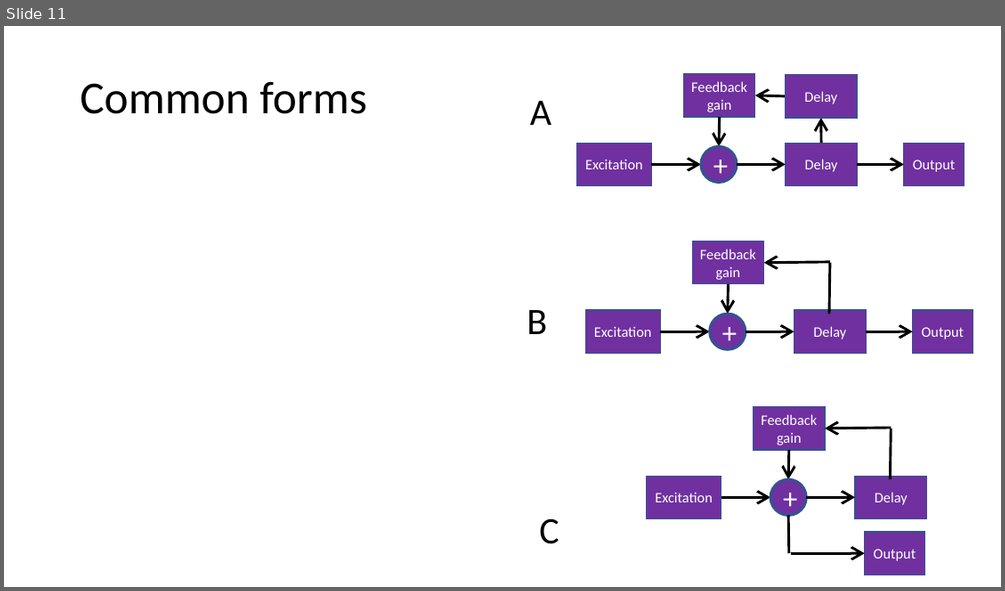
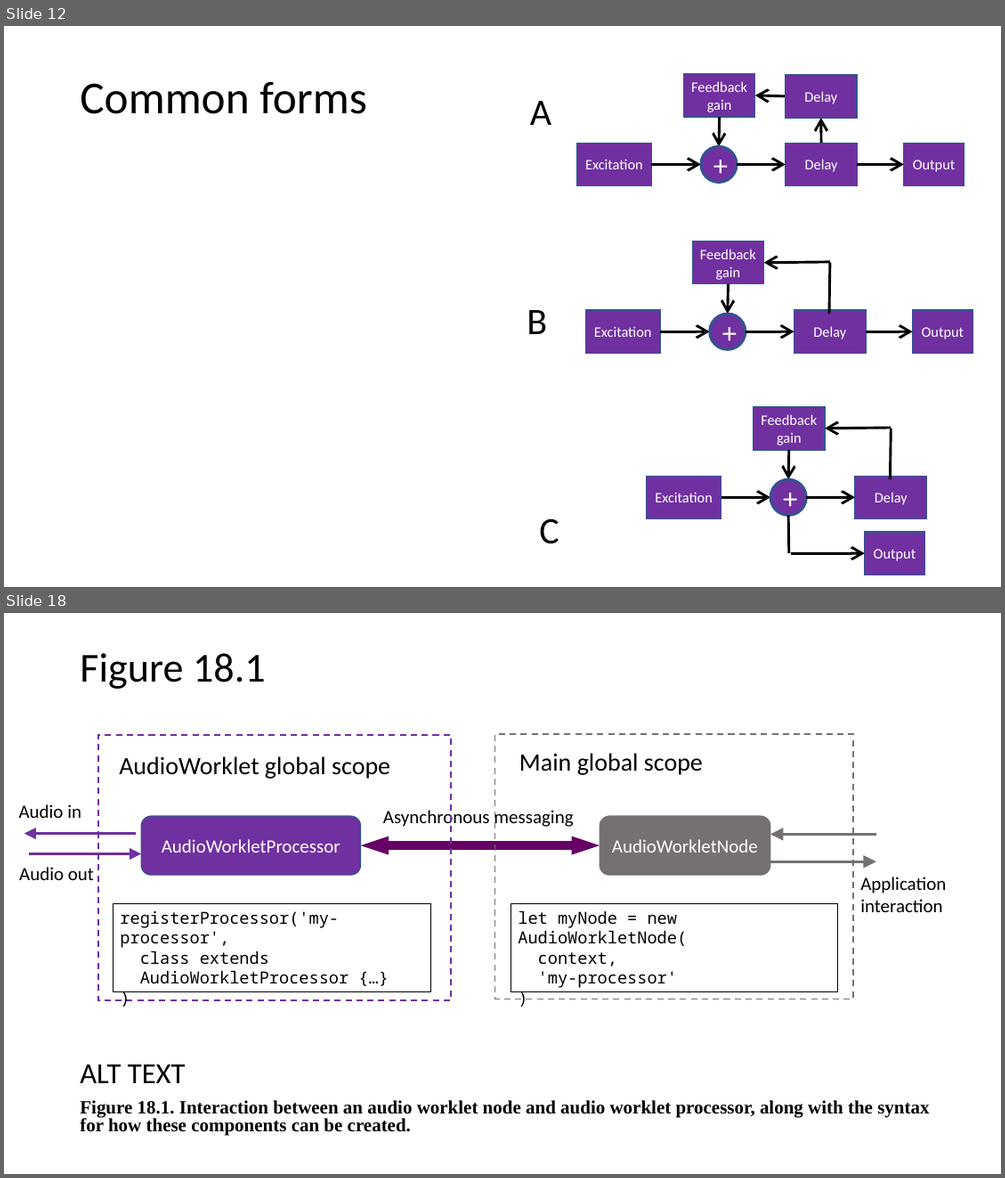
Before and after one commit to joshreiss/digital-waveguides-review, a slide deck: Figures and settings.pptx. Shown one above the other, each under a label of ours: slide 11 before the commit, slides 12 and 18 after it; the slides between them are not shown. The pictures are 1005x591 and 1005x1178 pixels, drawn with LibreOffice and Linux fonts; fonts in the diff are those of the drawing. Boxes give left, top, right and bottom in pixels: in the first picture for what was removed or moved away, otherwise in the second. Text is boxed around its words. In the diff, an @@ line names an element or a change of style, - is before the commit and + after.

```diff
--- a/Figures and settings.pptx
+++ b/Figures and settings.pptx
@@ slide 18 added at (4, 613, 1001, 1174), background #FFFFFF @@
@@ title added at (80, 653, 266, 689), 39.6 pt, text #000000 @@
+Figure 18.1
@@ group added at (19, 734, 946, 999): 6 texts, 4 arrows, 4 rectangles, 2 rounded rectangles, 1 double arrow @@
+Asynchronous messaging
+AudioWorkletProcessor
+AudioWorklet global scope
+Audio in
+Audio out
+registerProcessor('my-processor',
+class extends
+AudioWorkletProcessor {…}
+)
+AudioWorkletNode
+Main global scope
+Application interaction
+let myNode = new AudioWorkletNode(
+context,
+'my-processor'
+)
@@ text added at (80, 1064, 929, 1135), 18 pt, text #000000, bold @@
+ALT TEXT
+Figure 18.1. Interaction between an audio worklet node and audio worklet processor, along with the syntax for how these components can be created.
@@ what was slide 11 is now slide 12 @@
```
Also in this commit, not shown: 1 slide changed, 7 other slides added, 21 other files.
